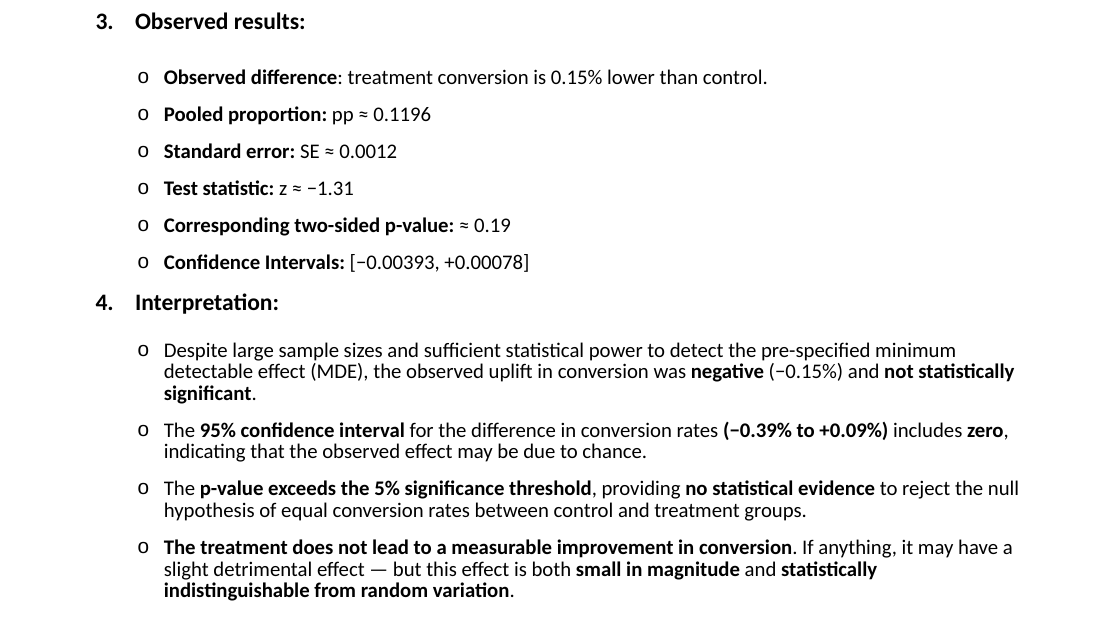
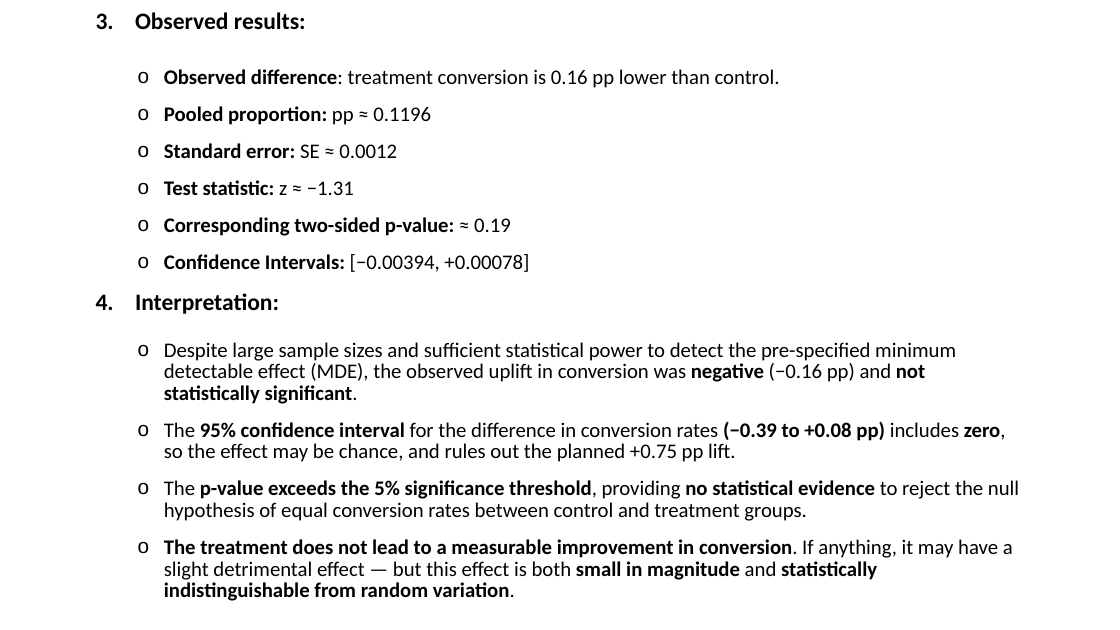
Before and after one commit to BillyGeros94/ab-testing-analysis, a slide deck: slide 6 of presentation/AB Test Presentation.pptx. Drawn at 1120x630 pixels with LibreOffice and Linux fonts; fonts in the diff are those of the drawing. Boxes give left, top, right and bottom in pixels: in the first picture for what was removed or moved away, otherwise in the second. Text is boxed around its words. In the diff, an @@ line names an element or a change of style, - is before the commit and + after.

Commit message:
Add validity checks and correct reported figures
Add experiment checks in src/checks.R: sample ratio, weekly effect,
a rerun without users who have mismatched rows, and country tests.
Set a seed and save key numbers to results/.

Correct the README and slides to use cleaned figures throughout,
state that mismatches were removed at row level, and replace the UK
follow-up recommendation. The decision to hold is unchanged.

```diff
--- a/presentation/AB Test Presentation.pptx
+++ b/presentation/AB Test Presentation.pptx
@@ text at bbox=[164, 69, 780, 88]: text changed @@
-  o Observed difference: treatment conversion is 0.15% lower than control.
+  o Observed difference: treatment conversion is 0.16 pp lower than control.
@@ text at bbox=[164, 254, 529, 272]: text changed @@
-  o Confidence Intervals: [−0.00393, +0.00078]
+  o Confidence Intervals: [−0.00394, +0.00078]
@@ text at bbox=[164, 342, 1006, 462]: text changed @@
-  o Despite large sample sizes and sufficient statistical power to detect the pre-specified minimum detectable effect (MDE), the observed uplift in conversion was negative (−0.15%) and not statistically significant.
-  o The 95% confidence interval for the difference in conversion rates (−0.39% to +0.09%) includes zero, indicating that the observed effect may be due to chance.
+  o Despite large sample sizes and sufficient statistical power to detect the pre-specified minimum detectable effect (MDE), the observed uplift in conversion was negative (−0.16 pp) and not statistically significant.
+  o The 95% confidence interval for the difference in conversion rates (−0.39 to +0.08 pp) includes zero, so the effect may be chance, and rules out the planned +0.75 pp lift.
```
Also in this commit, not shown: 7 other slides changed, 9 other files.
